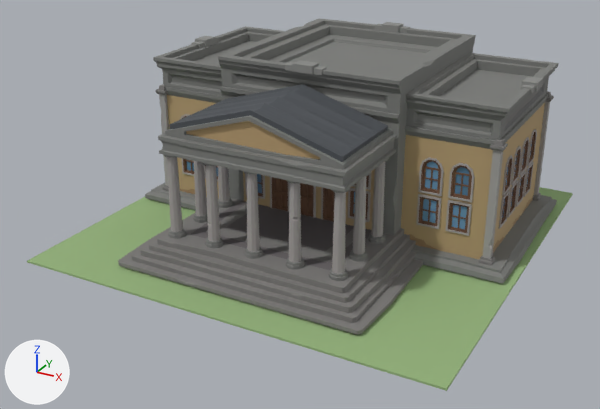
A saved change to the glTF model packages/client/public/assets/models/buildings/bank.glb.
Camera for both pictures: a camera (50 mm lens) standing at (27.3, -53.6, 28.2) and looking at (-0.8, -2.5, 2.7). Every picture has the same lights, and +X, +Y and +Z are marked at lower left. The picture after the commit comes second.

Before the edit, the objects in view are built like this:
```python
me_cube_001 = bpy.data.meshes.new('Cube.001')
me_cube_001.from_pydata(...)  # a box spanning x -16.0..16.0, y -16.0..16.0, z -0.2..0.0
me_cube_001.materials.append(mat_ground_grass)  # green #95b37c
me_mesh = bpy.data.meshes.new('Mesh')
me_mesh.from_pydata(...)  # 6496 vertices, 12604 faces; spans x -15.5..15.5, y -13.6..13.6, z 0.1..13.6
me_mesh.materials.append(mat_cityatlas)  # picture img_polygoncity_texture_01_a
ob_bank_main = bpy.data.objects.new('Bank_Main', me_mesh)
ob_bank_main.location = (0.0, 0.0, 0.15)
ob_ground = bpy.data.objects.new('Ground', me_cube_001)
ob_ground.location = (0.0, 0.0, 0.15)
```
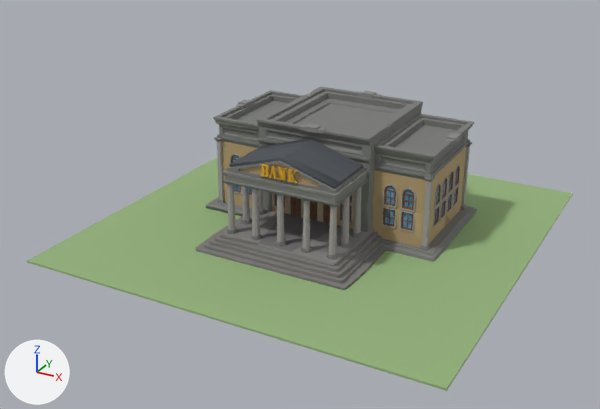
Pixel boxes (x1, y1, x2, y2) of what changed, in the pictures (600 x 409 px):
```json
{"object": "Bank_Main", "change": "deleted", "before": [118, 18, 558, 335]}
{"object": "Bank", "change": "added", "after": [196, 87, 477, 290]}
```

Scene script edits in JSON lines:
```json
{"op": "add", "block": "me_mesh_1", "code": ["me_mesh_1 = bpy.data.meshes.new('Mesh')", "me_mesh_1.from_pydata(...)  # 4877 vertices, 9383 faces; spans x -10.0..10.0, y -8.8..8.8, z 0.0..8.7", "me_mesh_1.materials.append(mat_cityatlas)  # picture img_polygoncity_texture_01_a"]}
{"op": "remove", "block": "ob_bank_main", "code": ["ob_bank_main = bpy.data.objects.new('Bank_Main', me_mesh)", "ob_bank_main.location = (0.0, 0.0, 0.15)"]}
{"op": "add", "block": "ob_bank", "code": ["ob_bank = bpy.data.objects.new('Bank', me_mesh_1)", "ob_bank.location = (0.0, 0.0, 0.15)"]}
```
